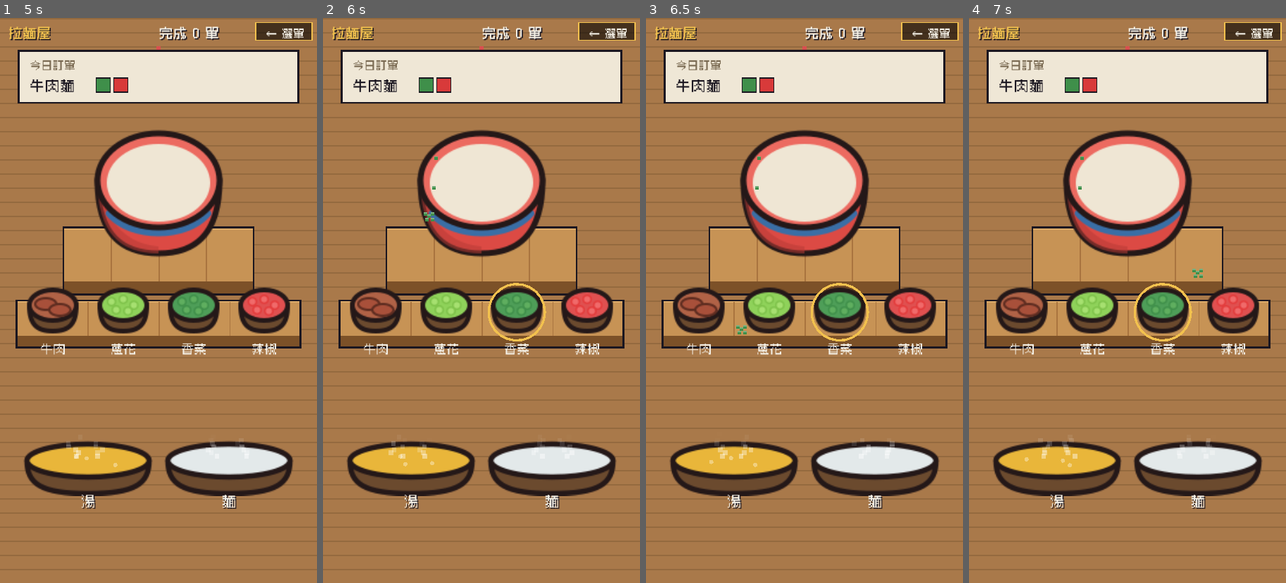
Above: before the commit, frames 1-4 (left to right).
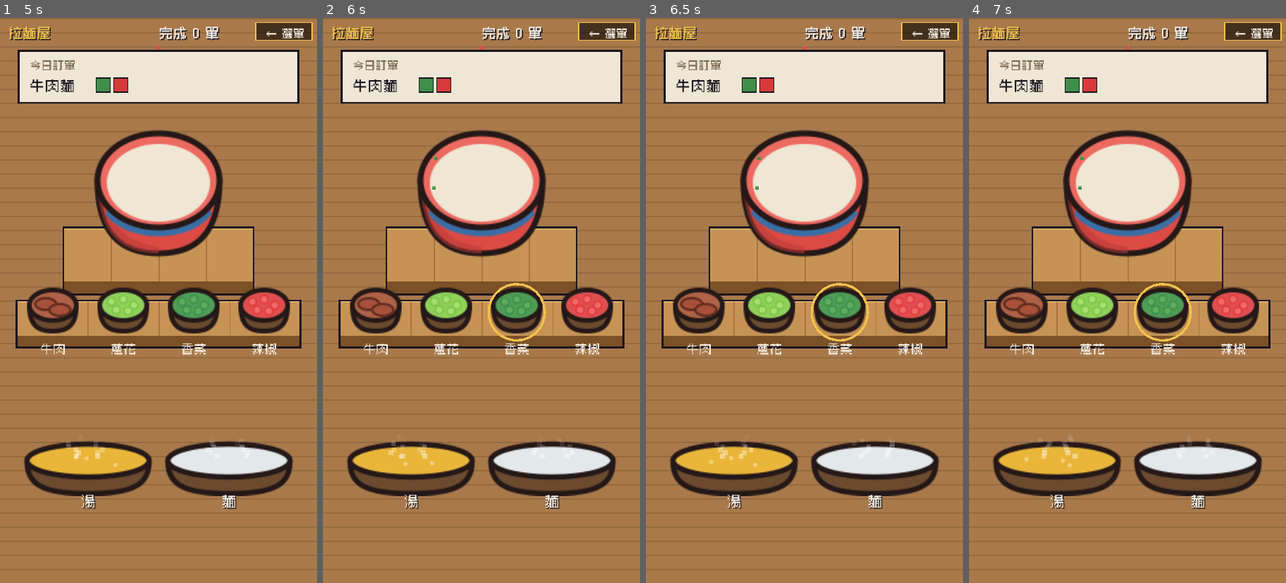
Above: after the commit, the same moments.

Repository: meloalright/ramen-ya
Game: Godot game, scene res://scenes/Menu.tscn
The game is run twice, just before and just after one commit, with the same random seed, the same clock (stepped at 60 frames per second) and the same inputs.
Inputs (mouse positions are in pixels of both pictures, inside the frame that each line leads up to):
- Up to frame 1 (5 s): tap Enter at 0.5, 2.1 s; move the mouse to (228, 272) at 0.52 s; hold D 0.53-1.25 s; tap M at 0.6 s; click (228, 272) at 0.67 s; tap Space at 0.77, 3.77 s; drag from (95, 328) to (142, 413) at 1.27 s; move the mouse to (190, 176) at 2.02 s; hold D 2.03-2.75 s; drag from (142, 413) to (63, 215) at 2.77 s; move the mouse to (253, 385) at 3.52 s; hold A 3.53-4.25 s; tap E at 3.6 s; drag from (63, 215) to (110, 159) at 4.27 s
- Up to frame 2 (6 s): move the mouse to (497, 300) at 5.02 s; hold S 5.03-5.75 s; tap Q at 5.1 s; click (497, 300) at 5.17 s; drag from (433, 159) to (418, 328) at 5.77 s
- Up to frame 3 (6.5 s): no input
- Up to frame 4 (7 s): move the mouse to (1197, 272) at 6.52 s; hold W from 6.53 s (still down); tap 2 at 6.6 s; tap Space at 6.77 s

Frame 1 is identical in both runs. In frame 2, less than 0.1% of the frame differs, in the area x 31-36%, y 34-36%; in frame 3, less than 0.1%; in frame 4, less than 0.1%.

Commit message:
tweak(cook): topping cursor flower only shows over the bowl
蔥花/香菜/辣椒's coloured pinch on the cursor now only draws when the cursor is
over the bowl (where you can actually sprinkle); elsewhere the cursor is clean.
Soup ladle / noodle chopsticks / beef pinch are unaffected.

Co-Authored-By: Claude Opus 4.8 (1M context) <noreply@anthropic.com>

Diff:
--- a/scripts/Main.gd
+++ b/scripts/Main.gd
@@ -1121,6 +1121,9 @@
 			# the ladle's bowl of broth sits at the cursor
 			draw_texture_rect(t, Rect2(p.x - w / 2.0, p.y - h + 14.0, w, h), false)
 		return
+	# toppings (蔥花/香菜/辣椒) only show the sprinkle flower over the bowl
+	if held in TOP_ORDER and not _in_bowl(p):
+		return
 	# beef / toppings: a small pinch of colour on the cursor
 	var col: Color = C_BEEF if held == "beef" else TOPPING[held].col
 	for d in [Vector2(-3, -2), Vector2(3, -2), Vector2(0, 0), Vector2(-2, 3), Vector2(3, 3)]:
